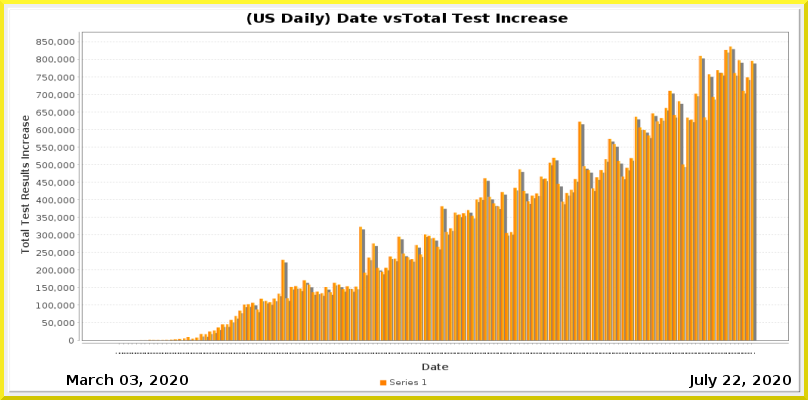
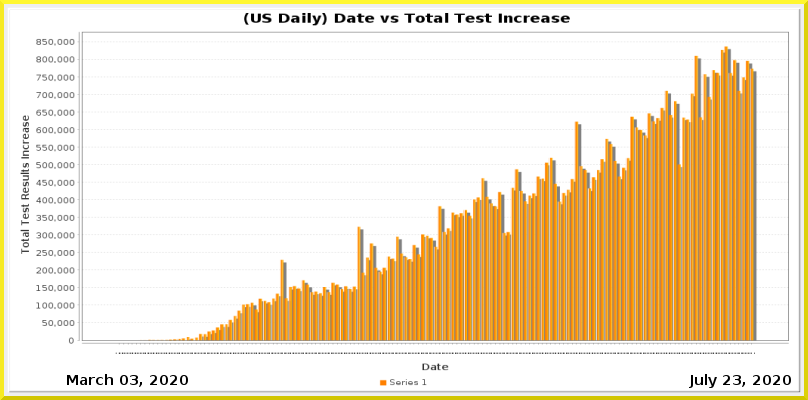
Two versions of the same layered image (808px x 400px). Layer-by-layer changes:
painted on "Current Date" over (733, 375, 741, 385)
painted on "Date_vs_TestIncrease.png" over (140, 12, 757, 354)
